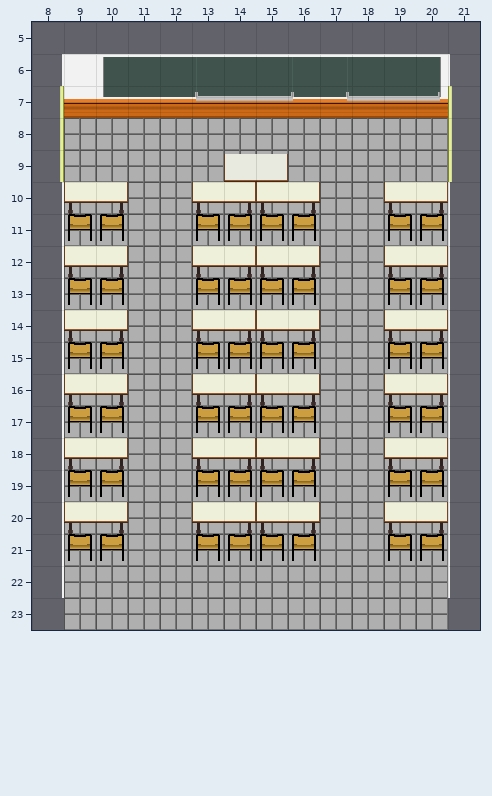
Tiled map: res/maps/h009.tmx. This is how it looked before the edit.
Cells are 32x32 px. Shown: x 8..21, y 5..23.
After the commit:
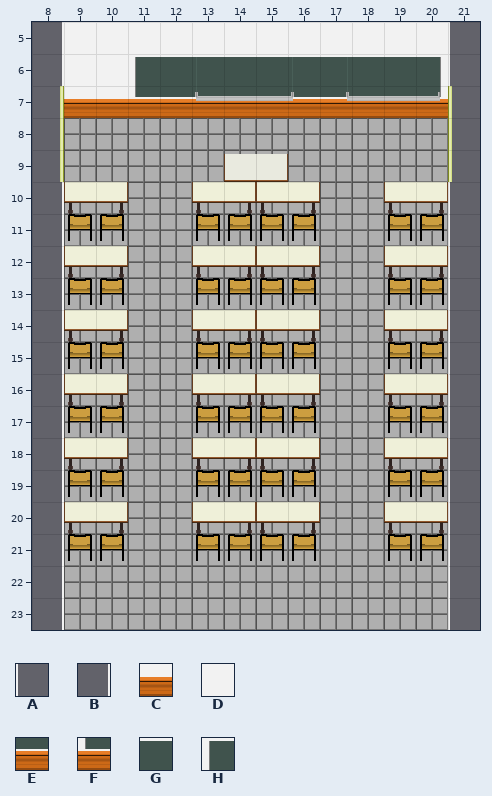
Key: from "jeu de tuiles": A 100, B 100 flipped left-right, C 103, D 121, E 161, F 163 flipped left-right, G 164, H 166 flipped left-right.
_ is an empty cell.
Changes in this commit:
Layer "floor_layer":
There is now tile A in row 5 at x 21; in row 23 at x 21.
There is now tile B in row 5 at x 8; in row 23 at x 8.
The edit turns tile F into tile C in row 7 at x 10.
The edit turns tile H into tile D in row 6 at x 10.
There is now tile D in row 5 at x 9 to 20.
The edit turns tile E into tile F in row 7 at x 11.
The edit turns tile G into tile H in row 6 at x 11.
Boxes around the changes in both pictures, in picture pixels (x1, y1, x2, y2):
changed: (62, 22, 450, 97)
added: (62, 598, 64, 630)
added: (448, 598, 450, 630)
